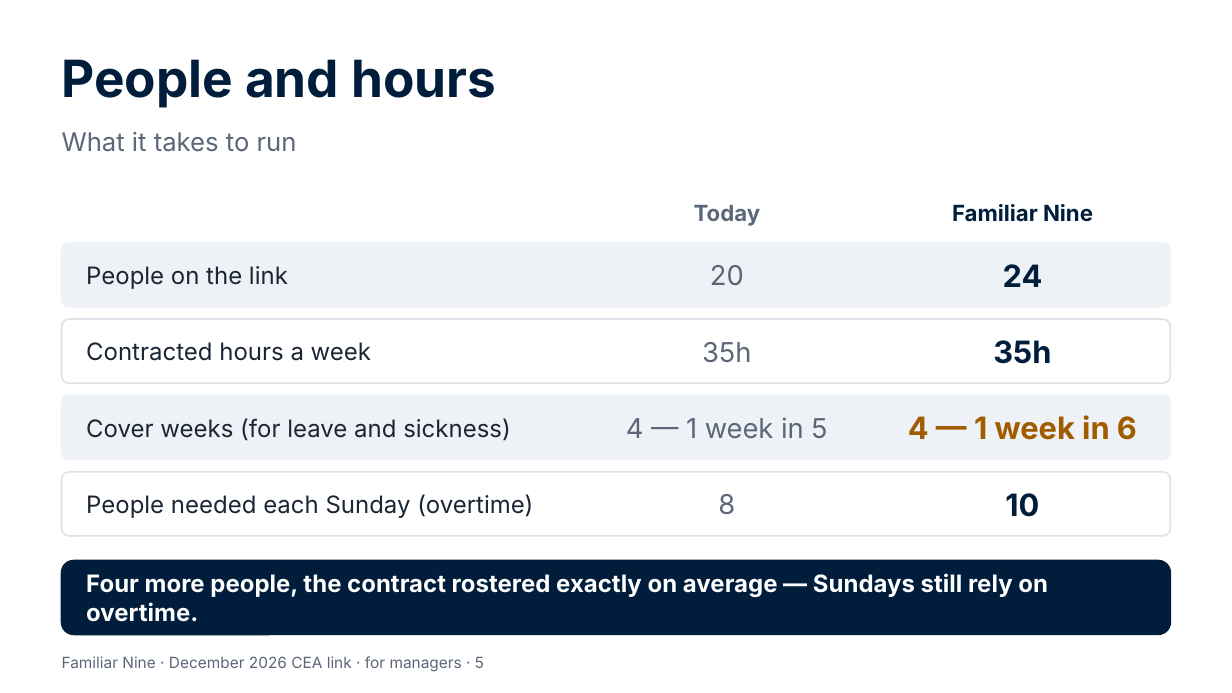
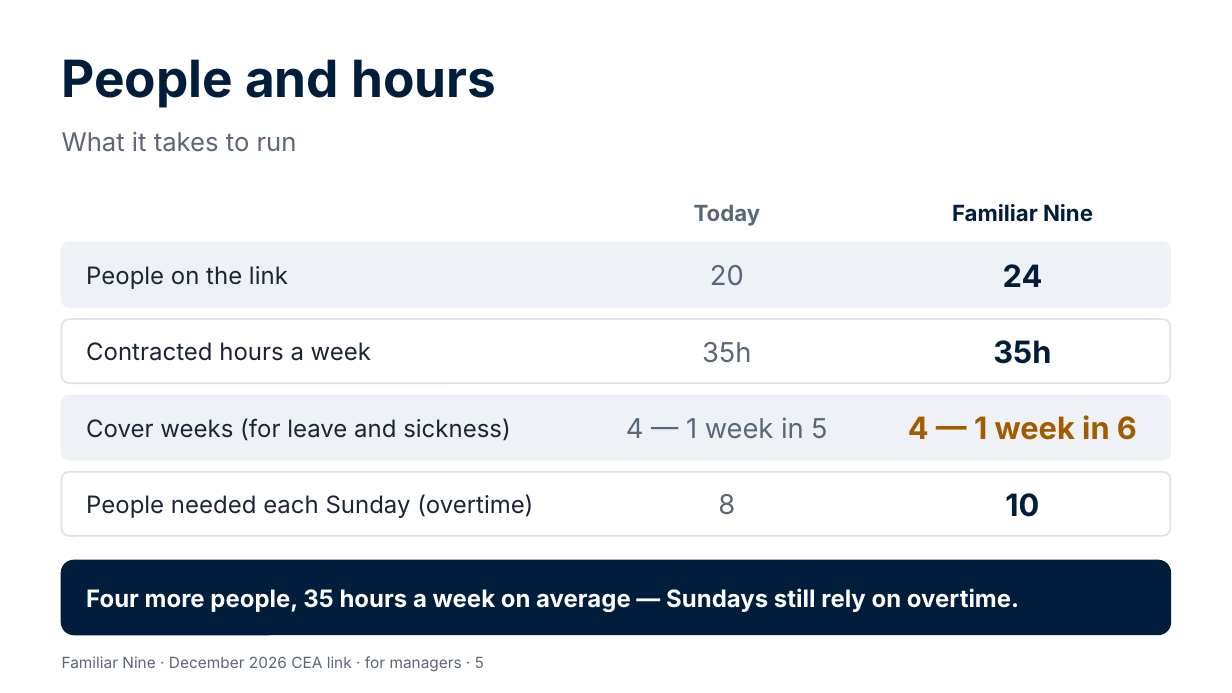
Before and after one commit to Garethdavidmiller/roster-app, a slide deck: slide 5 of docs/proposals/presentations/Familiar-Nine-for-managers.pptx. Drawn at 1232x693 pixels with LibreOffice and Linux fonts; fonts in the diff are those of the drawing. Boxes give left, top, right and bottom in pixels: in the first picture for what was removed or moved away, otherwise in the second. Text is boxed around its words. In the diff, an @@ line names an element or a change of style, - is before the commit and + after.

```diff
--- a/docs/proposals/presentations/Familiar-Nine-for-managers.pptx
+++ b/docs/proposals/presentations/Familiar-Nine-for-managers.pptx
@@ text at [86, 588, 1019, 612]: text changed @@
-Four more people, the contract rostered exactly on average — Sundays still rely on overtime.
+Four more people, 35 hours a week on average — Sundays still rely on overtime.
```
Also in this commit, not shown: 26 other files.
